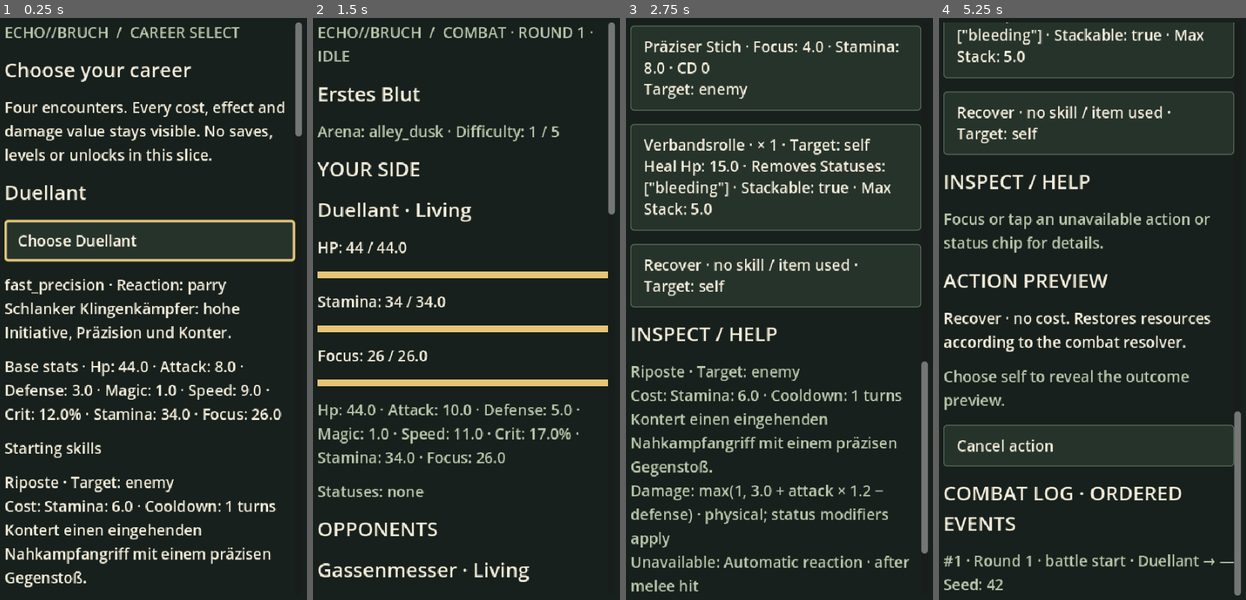
Above: before the commit, frames 1-4 (left to right).
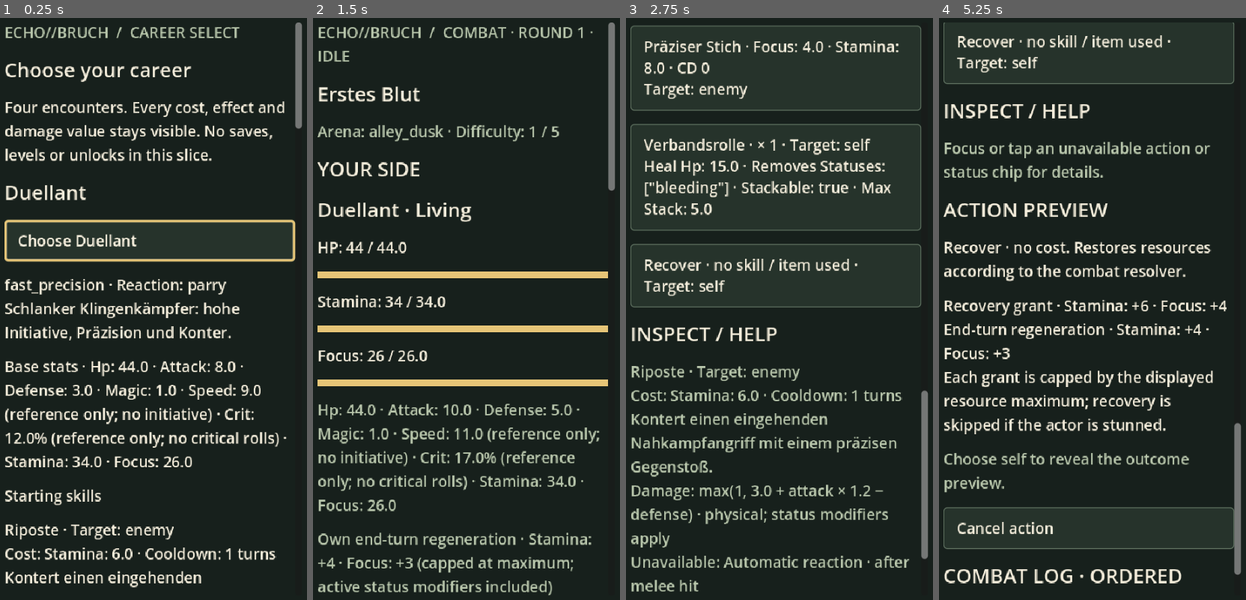
Above: after the commit, the same moments.

Repository: PromptBrainless/gamezero
Game: Godot game, scene res://scenes/boot/main.tscn
Two runs of this game, one before a commit and one after it. Both use one fixed random seed, a clock stepped at 60 frames per second and the inputs below.
Inputs:
- Up to frame 1 (0.25 s): no input
- Up to frame 2 (1.5 s): click "Choose Duellant" at 0.5 s; click "Start encounter" at 1.25 s
- Up to frame 3 (2.75 s): tap Enter at 2 s
- Up to frame 4 (5.25 s): click "Präziser Stich · Focus: 4.0 ·…" at 2.75 s; click "[Selected] Präziser Stich · F…" at 3.5 s; click "Verbandsrolle · × 1 · Target:…" at 4.25 s; click "Recover · no skill / item use…" at 5 s

The runs differ from the first frame. In frame 1, 7.3% of the frame differs, in the area x 1-99%, y 18-98%; in frame 2, 6.1%; in frame 3, 0.1%; in frame 4, 21%, in the area x 1-99%, y 0-100%.

Commit message:
Expose resolver-owned resource previews and clarify HUD metadata
Co-authored-by: PromptBrainless <164266044+PromptBrainless@users.noreply.github.com>

Diff:
--- a/godot/scripts/combat/turn_resolver.gd
+++ b/godot/scripts/combat/turn_resolver.gd
@@ -3,6 +3,20 @@
 
 const ActorState = preload("res://scripts/combat/combatant_state.gd")
 const BattleState = preload("res://scripts/combat/combat_state.gd")
+const RECOVERY_STAMINA := 6
+const RECOVERY_FOCUS := 4
+const END_TURN_STAMINA := 4
+const END_TURN_FOCUS := 3
+
+static func resource_preview(actor: Dictionary, registry: Dictionary) -> Dictionary:
+	return {
+		"recovery_stamina": RECOVERY_STAMINA,
+		"recovery_focus": RECOVERY_FOCUS,
+		"end_stamina": int(floor(END_TURN_STAMINA * _modifier(actor, "stamina_regen_multiplier", registry))),
+		"end_focus": END_TURN_FOCUS,
+		"max_stamina": int(actor.stats.get("stamina", 0)),
+		"max_focus": int(actor.stats.get("focus", 0))
+	}
 
 static func create_battle(career: Dictionary, opponents: Array, registry: Dictionary, seed: int = 42) -> Dictionary:
 	var record := career.duplicate(true)
@@ -180,7 +194,8 @@
 	_tick(battle, actor, "turn_end", registry)
 	if actor.hp <= 0:
 		return
-	_regenerate(battle, actor, int(floor(4 * _modifier(actor, "stamina_regen_multiplier", registry))), 3)
+	var resources := resource_preview(actor, registry)
+	_regenerate(battle, actor, resources.end_stamina, resources.end_focus)
 	for id in actor.cooldowns:
 		actor.cooldowns[id] = maxi(0, int(actor.cooldowns[id]) - 1)
 	for index in range(actor.effects.size() - 1, -1, -1):
@@ -201,7 +216,7 @@
 
 static func _recover(battle: Dictionary, actor: Dictionary) -> void:
 	BattleState.emit(battle, "recovery", actor.id, actor.id)
-	_regenerate(battle, actor, 6, 4)
+	_regenerate(battle, actor, RECOVERY_STAMINA, RECOVERY_FOCUS)
 
 static func _enter_phase(battle: Dictionary, enemy: Dictionary, index: int, registry: Dictionary) -> void:
 	enemy.phase_index = index
--- a/godot/scripts/ui/combat_hud.gd
+++ b/godot/scripts/ui/combat_hud.gd
@@ -133,8 +133,10 @@
 	var parts: Array = []
 	for key in record:
 		var value = record[key]
-		if key == "crit_chance":
-			parts.append("Crit: %s%%" % snappedf(float(value) * 100.0, 0.1))
+		if str(key).begins_with("crit_chance"):
+			parts.append("Crit: %s%% (reference only; no critical rolls)" % snappedf(float(value) * 100.0, 0.1))
+		elif str(key).begins_with("speed"):
+			parts.append("Speed: %s (reference only; no initiative)" % value)
 		else:
 			parts.append("%s: %s" % [str(key).replace("_", " ").capitalize(), value])
 	return " · ".join(parts)
@@ -158,7 +160,7 @@
 	var self_action: bool = action == "" or action.begins_with("item:") or record.get("target") == "self"
 	var selecting := stage in ["action_selected", "preview"]
 	heading("YOUR SIDE")
-	render_actor(player, registry)
+	render_actor(player, registry, resolver)
 	if selecting and self_action:
 		var own := button("[Selected] %s" % player.name if stage == "preview" else "Choose self · %s" % player.name, func(): target_selected.emit(-1))
 		target_buttons[-1] = own
@@ -166,7 +168,7 @@
 	heading("OPPONENTS")
 	for index in range(battle.enemies.size()):
 		var enemy: Dictionary = battle.enemies[index]
-		render_actor(enemy, registry)
+		render_actor(enemy, registry, resolver)
 		if selecting and not self_action:
 			var label := "[Defeated] %s" % enemy.name if enemy.hp <= 0 else "[Selected] %s" % enemy.name if target == index and stage == "preview" else "Choose target · %s" % enemy.name
 			var target_button := button(label, func(): target_selected.emit(index), enemy.hp <= 0)
@@ -211,6 +213,9 @@
 		heading("ACTION PREVIEW")
 		if action == "":
 			text("Recover · no cost. Restores resources according to the combat resolver.")
+			if resolver.has_method("resource_preview"):
+				var recovery: Dictionary = resolver.resource_preview(player, registry)
+				text("Recovery grant · Stamina: +%s · Focus: +%s\nEnd-turn regeneration · Stamina: +%s · Focus: +%s\nEach grant is capped by the displayed resource maximum; recovery is skipped if the actor is stunned." % [recovery.recovery_stamina, recovery.recovery_focus, recovery.end_stamina, recovery.end_focus])
 		elif action.begins_with("item:"):
 			text("%s\n%s\nUse: %s" % [record.name, record.description, values(record.get("use", {}))])
 		else:
@@ -236,13 +241,16 @@
 	render_log(battle.get("events", []), registry)
 	finish_screen()
 
-func render_actor(actor: Dictionary, registry: Dictionary) -> void:
+func render_actor(actor: Dictionary, registry: Dictionary, resolver: Variant = null) -> void:
 	heading("%s · %s" % [actor.name, "Defeated" if actor.hp <= 0 else "Living"])
 	meter("HP", actor.hp, actor.stats.get("hp", actor.hp))
 	for resource in ["stamina", "focus"]:
 		if actor.has(resource):
 			meter(resource.capitalize(), actor[resource], actor.stats.get(resource, actor[resource]))
 	text(values(actor.stats), MUTED)
+	if resolver != null and resolver.has_method("resource_preview"):
+		var cadence: Dictionary = resolver.resource_preview(actor, registry)
+		text("Own end-turn regeneration · Stamina: +%s · Focus: +%s (capped at maximum; active status modifiers included)" % [cadence.end_stamina, cadence.end_focus], MUTED)
 	if registry.bosses.has(actor.id):
 		var boss: Dictionary = registry.bosses[actor.id]
 		var phase_index: int = int(actor.get("phase_index", 0))
@@ -251,7 +259,7 @@
 			text("Boss phase %s / %s · %s · HP threshold %s%%" % [phase_index + 1, boss.phases.size(), phase.name, phase.hp_threshold * 100], ACCENT)
 	var pending: String = str(actor.get("pending_skill", ""))
 	if not pending.is_empty():
-		text("WARNING · Pending attack: %s" % registry.skills.get(pending, {}).get("name", pending), ACCENT)
+		text("WARNING · Pending attack: %s · warning turns remaining: %s" % [registry.skills.get(pending, {}).get("name", pending), int(actor.get("pending_turns", 0))], ACCENT)
 	var effects: Array = actor.get("effects", [])
 	if effects.is_empty():
 		text("Statuses: none", MUTED)
--- a/godot/tests/combat_test.gd
+++ b/godot/tests/combat_test.gd
@@ -57,6 +57,12 @@
 	var original := registry.duplicate(true)
 	var battle := _battle()
 	_check(battle.round == 1 and battle.result == "", "Fresh battle contract")
+	var resources: Dictionary = Resolver.resource_preview(battle.player, registry)
+	_check(resources.recovery_stamina == 6 and resources.recovery_focus == 4 and resources.end_stamina == 4 and resources.end_focus == 3, "Resource preview owns canonical recovery and regeneration values")
+	_check(resources.max_stamina == battle.player.stats.stamina and resources.max_focus == battle.player.stats.focus, "Resource preview exposes actor resource caps")
+	var chilled_actor: Dictionary = battle.player.duplicate(true)
+	chilled_actor.effects = [{"id": "chilled", "duration": 1, "stacks": 1}]
+	_check(Resolver.resource_preview(chilled_actor, registry).end_stamina == 3, "Resource preview computes current status-modified regeneration")
 	_check(battle.player.stats.attack == 10 and battle.player.stats.defense == 8, "Starting equipment stats applied")
 	_check(battle.player.skills == registry.careers.mercenary.starting_skills, "No invented progression skills")
 	_check(battle.enemies[0].free_stamina and battle.enemies[0].free_focus, "Omitted enemy pools are resource-free")
--- a/godot/tests/flow_test.gd
+++ b/godot/tests/flow_test.gd
@@ -99,6 +99,8 @@
 		await capture_screen("combat-desktop")
 		root.size = Vector2i(390, 844)
 	check(main.screen == "combat", "Start opens actual combat")
+	check(visible_text(main.hud).contains("reference only; no critical rolls"), "Crit is explicitly inactive metadata")
+	check(visible_text(main.hud).contains("reference only; no initiative"), "Speed is explicitly inactive metadata")
 	check(main.battle.inventory.get(consumable_id, 0) == 2, "Run consumables handed into combat")
 	main.choose_action("item:" + consumable_id)
 	main.choose_target(-1)
@@ -204,6 +206,22 @@
 	var boss_id: String = str(invalid_phase.collections.bosses.keys()[0])
 	invalid_phase.collections.bosses[boss_id].phases[0].erase("id")
 	check(not main.validate_pack(invalid_phase).is_empty(), "Boss phase requires its runtime ID")
+	for field in ["telegraphs", "on_enter"]:
+		var malformed := pack.duplicate(true)
+		malformed.collections.bosses[boss_id].phases[0][field] = "not_an_array"
+		check(not main.validate_pack(malformed).is_empty(), "Nested boss " + field + " rejected safely")
+	var malformed_use := pack.duplicate(true)
+	malformed_use.collections.items[consumable_id].use.heal_hp = "not_a_number"
+	check(not main.validate_pack(malformed_use).is_empty(), "Non-numeric item heal rejected")
+	var malformed_damage := pack.duplicate(true)
+	for id in malformed_damage.collections.skills:
+		if malformed_damage.collections.skills[id].has("damage"):
+			malformed_damage.collections.skills[id].damage.multiplier = -1
+			break
+	check(not main.validate_pack(malformed_damage).is_empty(), "Negative damage multiplier rejected")
+	var malformed_application := pack.duplicate(true)
+	malformed_application.collections.skills[malformed_application.collections.skills.keys()[0]].applies_statuses = [{"status": str(main.registry.statuses.keys()[0]), "duration": 1.5, "target": "unknown"}]
+	check(not main.validate_pack(malformed_application).is_empty(), "Fractional duration and unknown status target rejected")
 	var first_encounter: String = str(main.encounter_ids[0])
 	pack.collections.encounters[first_encounter].enemies = ["not_a_resolved_reference"]
 	check(not main.validate_pack(pack).is_empty(), "Invalid pack reference rejected")
@@ -235,6 +253,14 @@
 	check(visible_text(main.hud).contains("Retry loading") and visible_text(main.hud).contains("exporter"), "Failed content presents visible actionable recovery")
 	check(main.load_pack(), "Retry reloads canonical pack")
 	check(main.screen == "career_select", "Reload starts fresh career selection")
+	var warning_boss_id: String = str(main.registry.bosses.keys()[0])
+	var boss_actor: Dictionary = main.resolver.create_battle(main.registry.careers[career_id], [main.registry.bosses[warning_boss_id]], main.registry).enemies[0]
+	boss_actor.pending_skill = str(main.registry.bosses[warning_boss_id].phases[0].skills[0])
+	boss_actor.pending_turns = 3
+	main.hud.begin_screen("Test", "WARNING")
+	main.hud.render_actor(boss_actor, main.registry)
+	check(visible_text(main.hud).contains("warning turns remaining: 3"), "Multi-turn telegraph countdown is visible")
+	main.render()
 	for id in main.registry.careers:
 		main.choose_career(id)
 		main.start_encounter()
